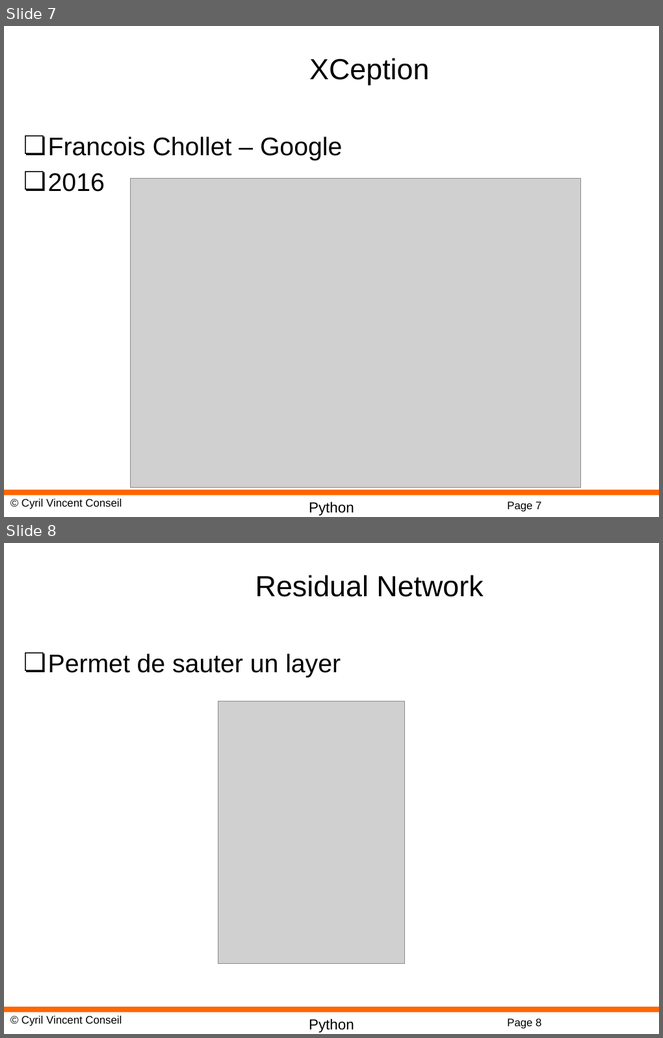
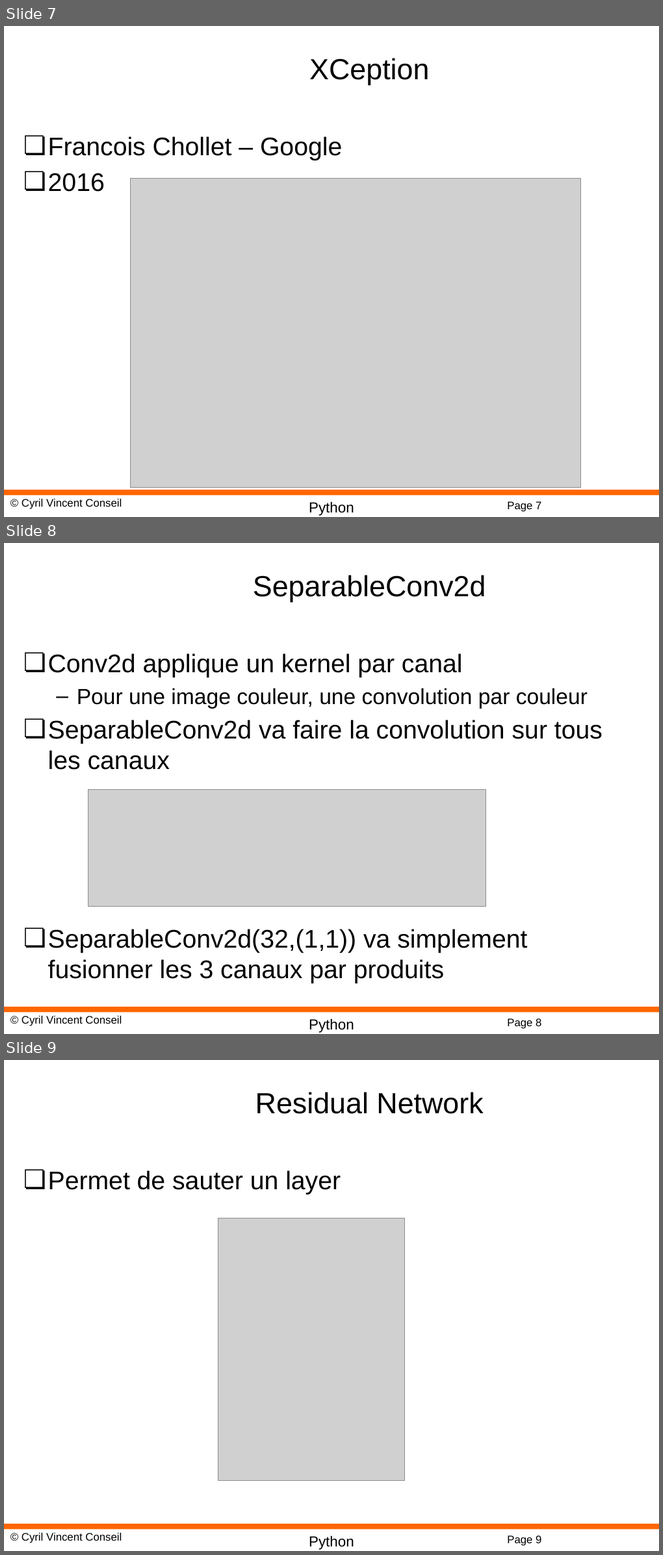
Before and after one commit to cyrilvincent/DL, a slide deck: PPT/DeepLearning11-KerasModels.pptx. Shown one above the other, each under a label of ours: slides 7 and 8 before the commit, slides 7, 8 and 9 after it. The pictures are 663x1038 and 663x1555 pixels, drawn with LibreOffice and Linux fonts; fonts in the diff are those of the drawing; grey boxes stand for pictures; background and template pictures are left out. Boxes give left, top, right and bottom in pixels: in the first picture for what was removed or moved away, otherwise in the second. Text is boxed around its words. In the diff, an @@ line names an element or a change of style, - is before the commit and + after.

```diff
--- a/PPT/DeepLearning11-KerasModels.pptx
+++ b/PPT/DeepLearning11-KerasModels.pptx
@@ slide 8 added at box(4, 543, 659, 1034), background #FFFFFF; not listed: 4 template elements that a slide beside it also shows @@
@@ title added at box(253, 575, 486, 602), 32 pt, text #000000 @@
+SeparableConv2d
@@ text added at box(48, 653, 603, 984), 28 pt, text #000000 @@
+❏ Conv2d applique un kernel par canal
+  – Pour une image couleur, une convolution par couleur
+❏ SeparableConv2d va faire la convolution sur tous les canaux
+❏ SeparableConv2d(32,(1,1)) va simplement fusionner les 3 canaux par produits
@@ picture added at box(88, 790, 486, 906) @@
@@ what was slide 8 is now slide 9 @@
@@ page number at box(507, 1536, 542, 1546): text changed @@
-Page 8
+Page 9
```
Also in this commit, not shown: 20 other files.
